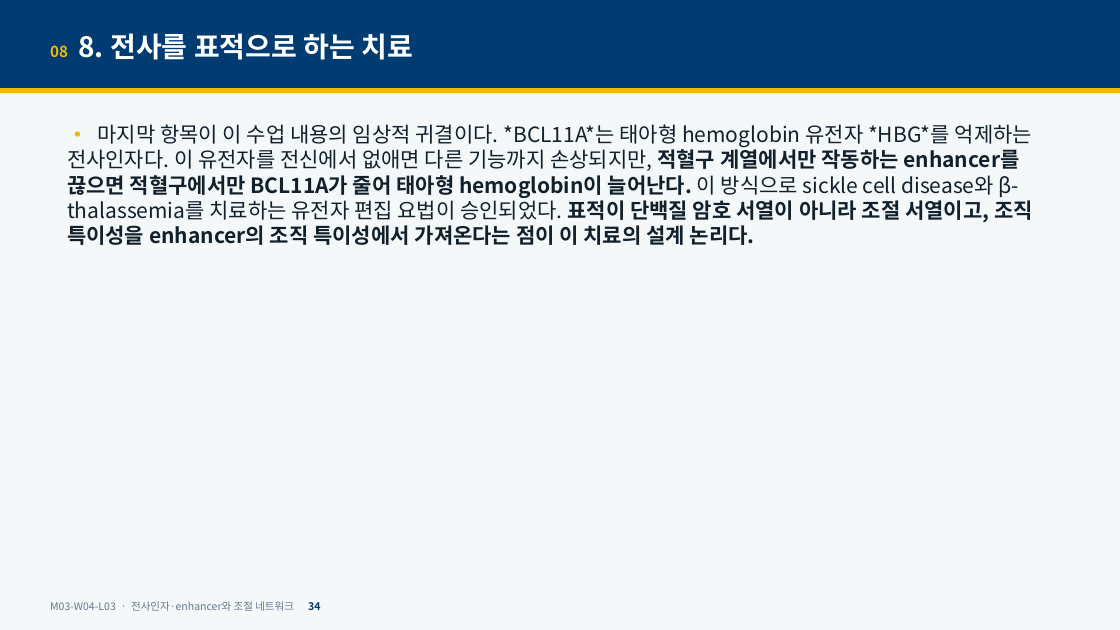
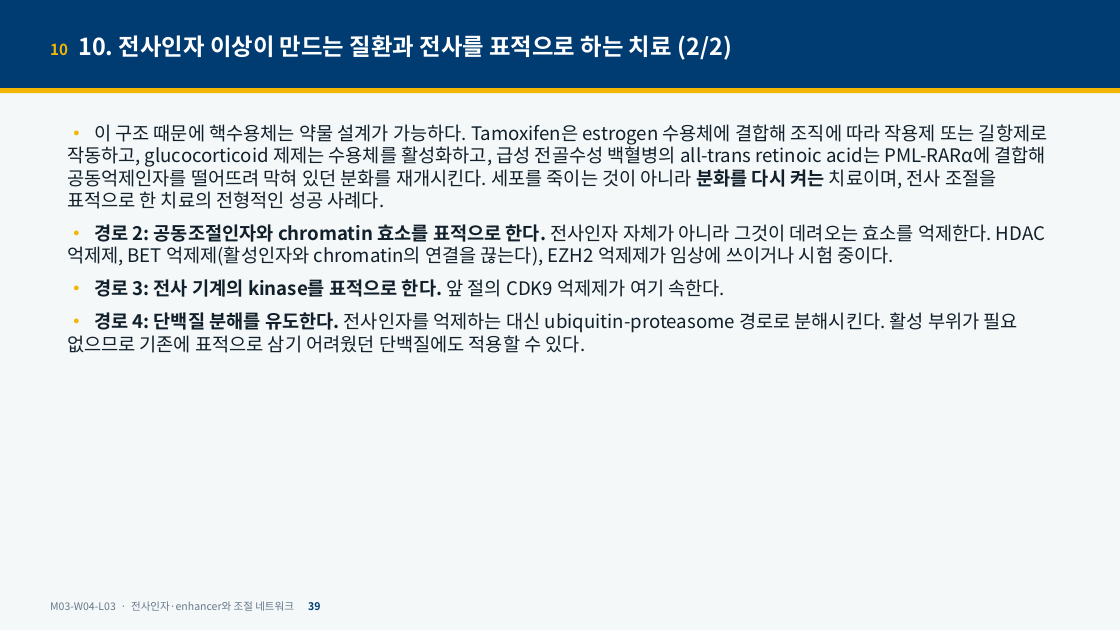
Before and after one commit to hoperiasd2/hoperiasd2.github.io, a slide deck: slide 39 of curriculum/M03/W04/L03/slides.pptx (slide 34 before the commit). Drawn at 1120x630 pixels with LibreOffice and Linux fonts; fonts in the diff are those of the drawing. Boxes give left, top, right and bottom in pixels: in the first picture for what was removed or moved away, otherwise in the second. Text is boxed around its words. In the diff, an @@ line names an element or a change of style, - is before the commit and + after.

```diff
--- a/curriculum/M03/W04/L03/slides.pptx
+++ b/curriculum/M03/W04/L03/slides.pptx
@@ text at bbox=[50, 35, 732, 60]: text changed; size 24 to 20 pt @@
-08 8. 전사를 표적으로 하는 치료
+10 10. 전사인자 이상이 만드는 질환과 전사를 표적으로 하는 치료 (2/2)
@@ text at bbox=[67, 124, 1048, 353]: text changed; size 18 to 16 pt @@
-• 마지막 항목이 이 수업 내용의 임상적 귀결이다. *BCL11A*는 태아형 hemoglobin 유전자 *HBG*를 억제하는 전사인자다. 이 유전자를 전신에서 없애면 다른 기능까지 손상되지만, 적혈구 계열에서만 작동하는 enhancer를 끊으면 적혈구에서만 BCL11A가 줄어 태아형 hemoglobin이 늘어난다. 이 방식으로 sickle cell disease와 β-thalassemia를 치료하는 유전자 편집 요법이 승인되었다. 표적이 단백질 암호 서열이 아니라 조절 서열이고, 조직 특이성을 enhancer의 조직 특이성에서 가져온다는 점이 이 치료의 설계 논리다.
+• 이 구조 때문에 핵수용체는 약물 설계가 가능하다. Tamoxifen은 estrogen 수용체에 결합해 조직에 따라 작용제 또는 길항제로 작동하고, glucocorticoid 제제는 수용체를 활성화하고, 급성 전골수성 백혈병의 all-trans retinoic acid는 PML-RARα에 결합해 공동억제인자를 떨어뜨려 막혀 있던 분화를 재개시킨다. 세포를 죽이는 것이 아니라 분화를 다시 켜는 치료이며, 전사 조절을 표적으로 한 치료의 전형적인 성공 사례다.
+• 경로 2: 공동조절인자와 chromatin 효소를 표적으로 한다. 전사인자 자체가 아니라 그것이 데려오는 효소를 억제한다. HDAC 억제제, BET 억제제(활성인자와 chromatin의 연결을 끊는다), EZH2 억제제가 임상에 쓰이거나 시험 중이다.
+• 경로 3: 전사 기계의 kinase를 표적으로 한다. 앞 절의 CDK9 억제제가 여기 속한다.
+• 경로 4: 단백질 분해를 유도한다. 전사인자를 억제하는 대신 ubiquitin-proteasome 경로로 분해시킨다. 활성 부위가 필요 없으므로 기존에 표적으로 삼기 어려웠던 단백질에도 적용할 수 있다.
@@ text at bbox=[50, 601, 320, 611]: text changed @@
-M03-W04-L03 · 전사인자·enhancer와 조절 네트워크 34
+M03-W04-L03 · 전사인자·enhancer와 조절 네트워크 39
```
Also in this commit, not shown: 38 other slides changed, 12 slides added, 5 slides removed, 17 other files.
